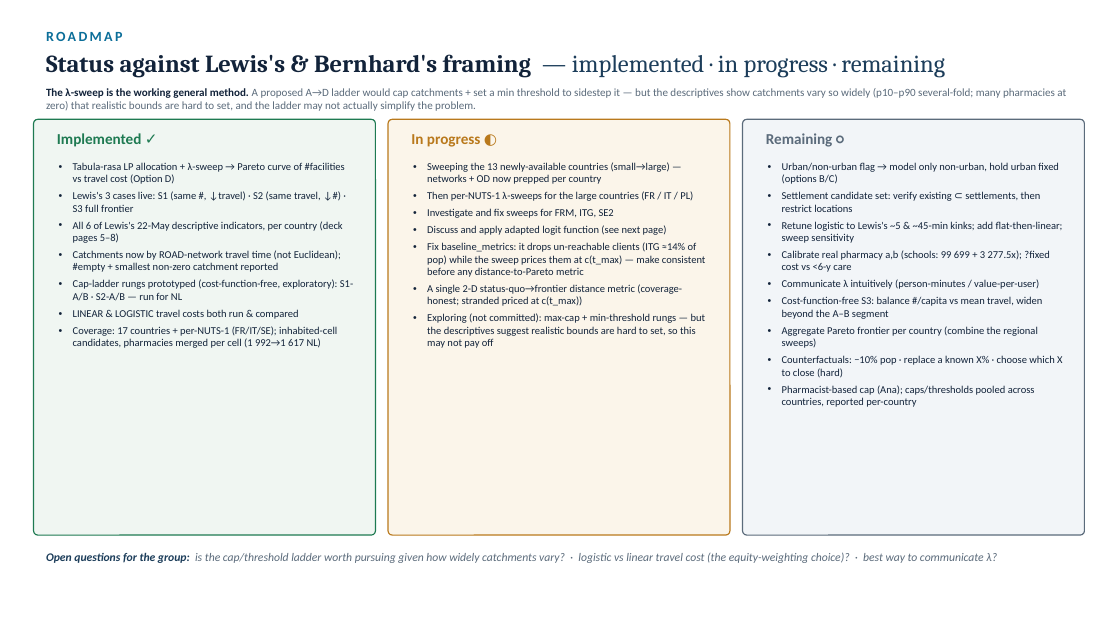
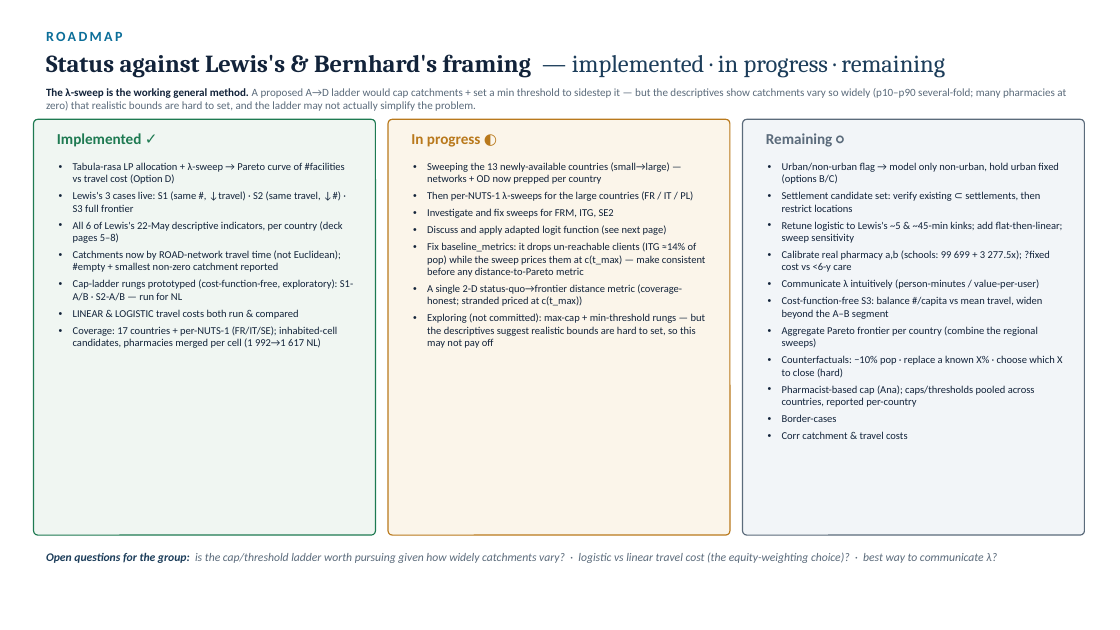
Before and after one commit to ObjectVision/NetworkModel_EU, a slide deck: slide 42 of doc/lambda_sweep5.pptx. Drawn at 1120x630 pixels with LibreOffice and Linux fonts; fonts in the diff are those of the drawing. Boxes give left, top, right and bottom in pixels: in the first picture for what was removed or moved away, otherwise in the second. Text is boxed around its words. In the diff, an @@ line names an element or a change of style, - is before the commit and + after.

```diff
--- a/doc/lambda_sweep5.pptx
+++ b/doc/lambda_sweep5.pptx
@@ text at bbox=[782, 414, 908, 439]: paragraphs added @@
+• Border-cases
+• Corr catchment & travel costs
```
Also in this commit, not shown: 1 other file.
